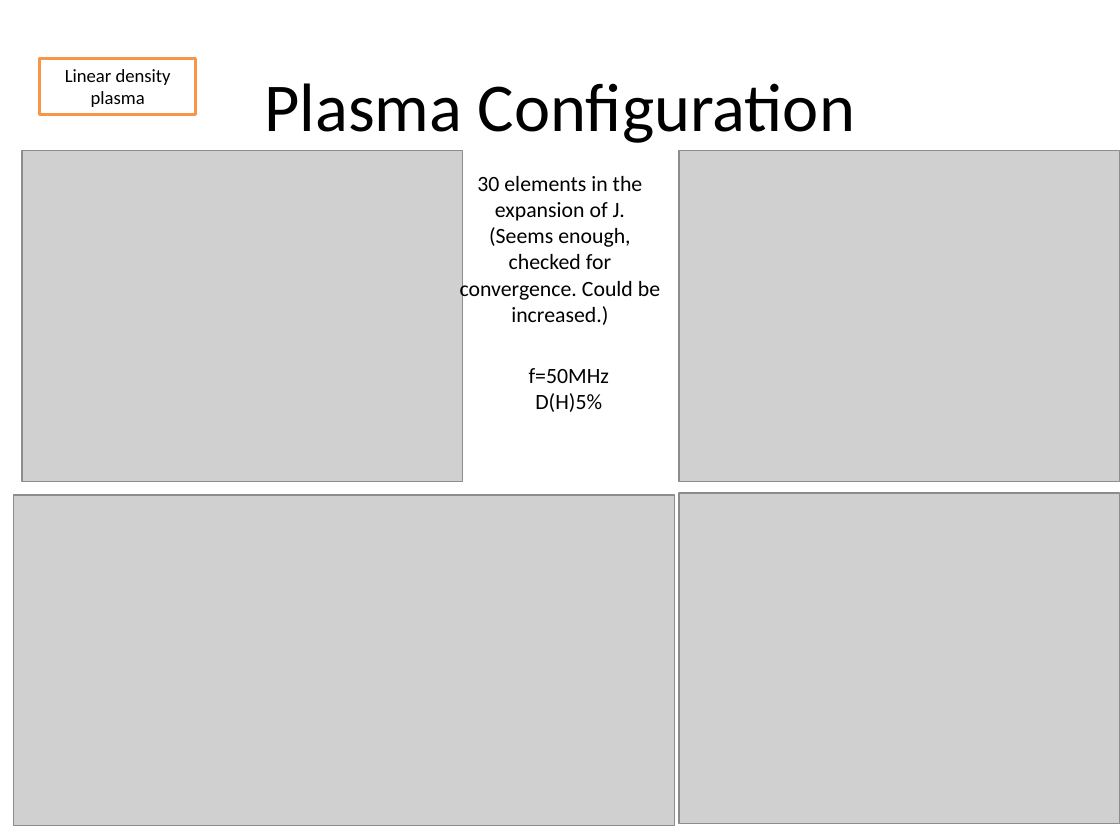
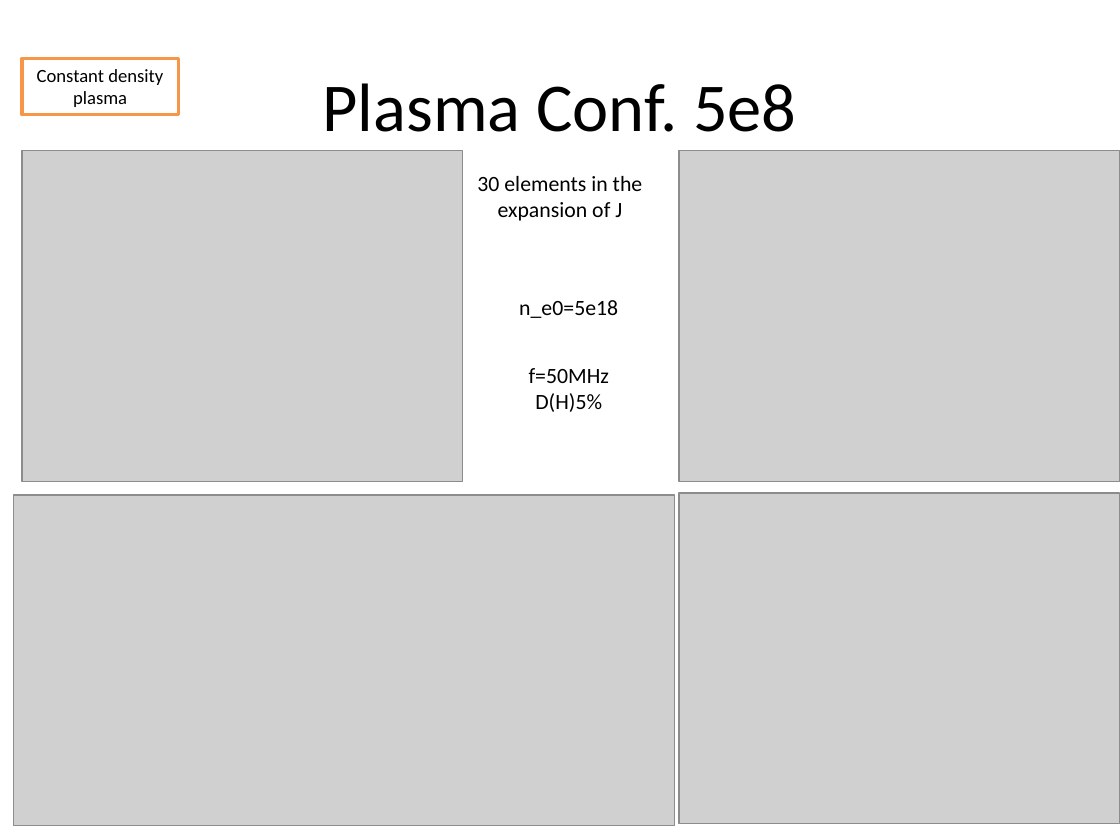
Before and after one commit to jhillairet/SOFT2018_Cold_Plasma_Modeling, a slide deck: slide 10 of Test Configurations/Test Geometries.pptx (slide 12 before the commit). Drawn at 1120x840 pixels with LibreOffice and Linux fonts; fonts in the diff are those of the drawing; grey boxes stand for pictures. Boxes give left, top, right and bottom in pixels: in the first picture for what was removed or moved away, otherwise in the second. Text is boxed around its words. In the diff, an @@ line names an element or a change of style, - is before the commit and + after.

```diff
--- a/Test Configurations/Test Geometries.pptx
+++ b/Test Configurations/Test Geometries.pptx
@@ rectangle "Constant density plasma": place and size @@
-rectangle "Constant density plasma" at <box>39,58,196,114</box>
+rectangle "Constant density plasma" at <box>22,58,179,114</box>
@@ text in rectangle at <box>37,69,163,107</box>: text changed @@
-Linear density plasma
+Constant density plasma
@@ title at <box>323,83,796,132</box>: text changed @@
-Plasma Configuration
+Plasma Conf. 5e8
@@ text at <box>477,176,643,221</box>: text changed @@
-30 elements in the expansion of J.
-(Seems enough, checked for convergence. Could be increased.)
+30 elements in the expansion of J
@@ text added at <box>519,300,618,318</box>, 14 pt, text #000000 @@
+n_e0=5e18
```
Also in this commit, not shown: 9 other slides changed, 11 slides added, 2 slides removed, 4 other files.
